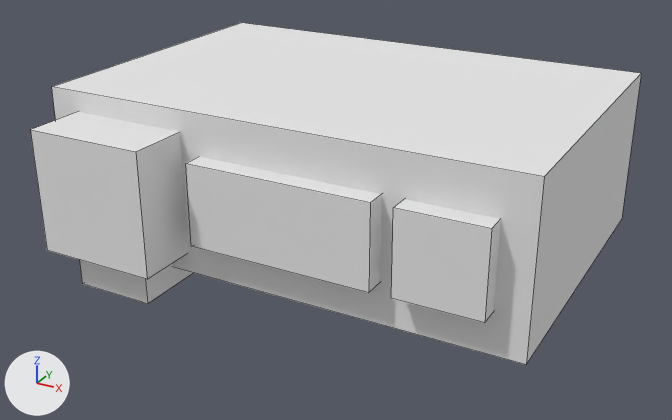
One commit to the OBJ model src/main/resources/assets/ivv/objmodels/parts/radiocb.obj: the scene before it, then after it.
Camera for both pictures: a 50 mm lens placed at (0.321, -0.611, 0.319), pointed at (0.005, -0.036, 0.032). The axes (+X, +Y, +Z) are drawn at lower left. The lights are the same throughout. Mesh edges are drawn as thin lines. Where no turn or scale is listed for an object, it has been applied to the vertices.

In view in the first picture: 'cube', 'knob', 'screen', 'thing'.
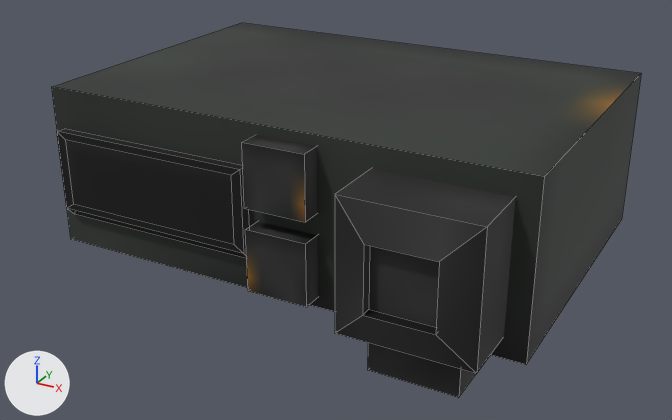
The edits, one by one:
Picture 'radardetector.png' (img_radardetector_png) is new.
In material 'm_0' (mat_m_0), base_color is no longer (0.8, 0.8, 0.8), white #e7e7e7.
In material 'm_0' (mat_m_0), texture is now set to img_radardetector_png.
In material 'm_0' (mat_m_0), roughness goes from 1.0 to 0.69.
me_thing is used by ob_thing; location (0.0, 0.0, 0.0).
me_thing had 16 vertices, 12 faces and spanned x -0.1641..-0.0703, y -0.1719..-0.0781, z -0.0156..0.1094.
me_thing now has 24 vertices, 20 faces and spans x 0.0781..0.1719, y -0.1797..-0.0781, z -0.0156..0.1094.
me_thing part 1: the loose piece of 8 vertices spanning x -0.1484..-0.0859, y -0.1562..-0.0938, z -0.0156..0.0156 is moved by (0.2422, 0.0, 0.0).
me_thing part 2: a new loose piece of 16 vertices spanning x 0.0781..0.1719, y -0.1797..-0.0781, z 0.0156..0.1094, in mat_m_0 (picture img_radardetector_png).
me_thing part 3: the loose piece of 8 vertices spanning x -0.1641..-0.0703, y -0.1719..-0.0781, z 0.0156..0.1094 is deleted.
Mesh me_tuner is new.
It has 12 vertices, 10 faces and spans x -0.18..-0.016, y -0.133..-0.125, z 0.023..0.094.
It uses material mat_m_0 (picture img_radardetector_png).
Mesh me_knob3 is new.
It is a box spanning x -0.0078..0.0391, y -0.1406..-0.1094, z 0.0078..0.0547.
It uses material mat_m_0 (picture img_radardetector_png).
Mesh me_knob2alt is new.
It is a box spanning x -0.0078..0.0391, y -0.1406..-0.1094, z 0.0703..0.1172.
It uses material mat_m_0 (picture img_radardetector_png).
Object 'knob' (ob_knob) is deleted.
Object 'screen' (ob_screen) is deleted.
Object 'tuner' (ob_tuner) is new; it shows me_tuner.
Its location is (0.0, 0.0, 0.0).
Object 'knob3' (ob_knob3) is new; it shows me_knob3.
Its location is (0.0, 0.0, 0.0).
Object 'knob2alt' (ob_knob2alt) is new; it shows me_knob2alt.
Its location is (0.0, 0.0, 0.0).

Pixel boxes [x1, y1, x2, y2] of what changed, in the pictures (672 x 420 px; the box of a moved part takes in the faces that stretch with it):
'cube', surface changed (white to grey): [52, 23, 641, 365] in both
'thing', surface changed, reshaped (12% wider, 19% taller): before [31, 112, 192, 304]; after [335, 169, 516, 397]
'screen', deleted: before [186, 157, 382, 293]
'tuner', added (black): after [57, 129, 249, 259]
'knob', deleted: before [391, 199, 501, 323]
'knob2alt', added (black): after [242, 135, 317, 222]
'knob3', added (black): after [245, 221, 318, 307]
part 1 of me_thing, moved or reshaped: before [80, 260, 192, 304]; after [368, 343, 476, 397]
part 2 of me_thing, added (black): after [335, 169, 516, 374]
part 3 of me_thing, deleted: before [31, 112, 188, 279]
